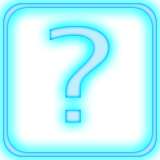
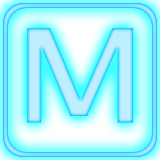
Layers edited between the first and the second 160x160 image:
added layer "Main" above "ViewFunctions" over [27, 28, 133, 123]
hid "ViewFunctions" over [49, 26, 110, 123]
